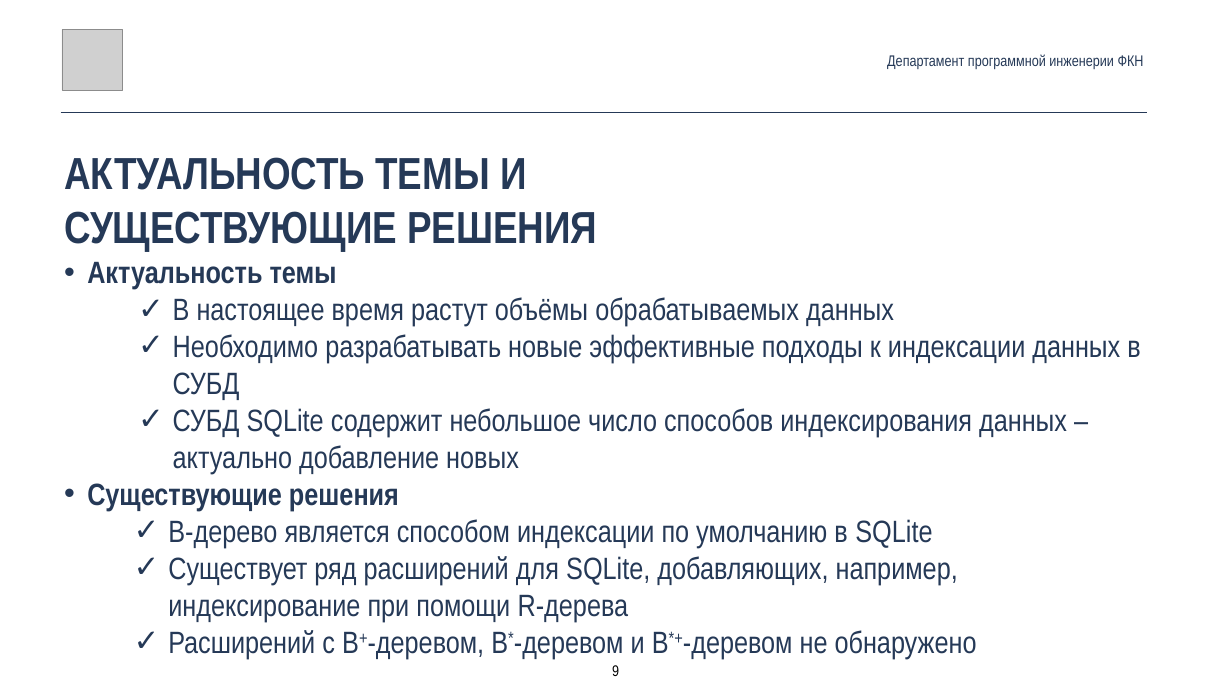
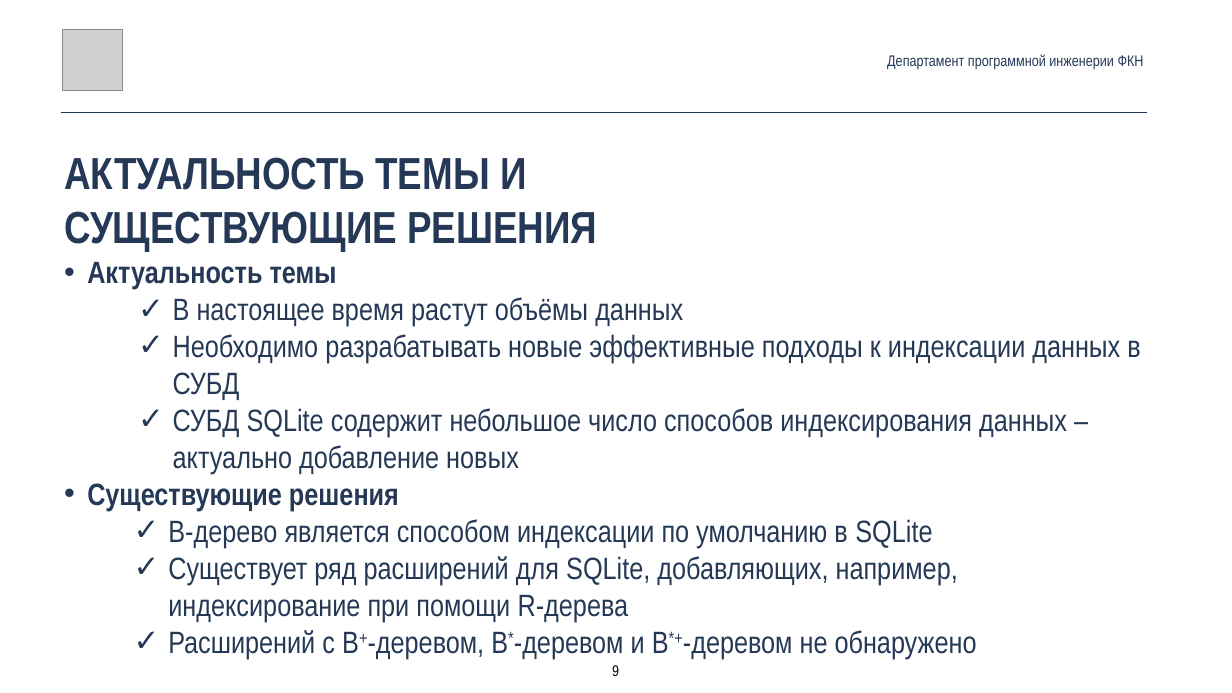
Before and after one commit to Glost/btrees_2019, a slide deck: slide 9 of root/docs/slides/Ригин_ВКР_Защита.pptx. Drawn at 1232x693 pixels with LibreOffice and Linux fonts; fonts in the diff are those of the drawing; grey boxes stand for pictures. Boxes give left, top, right and bottom in pixels: in the first picture for what was removed or moved away, otherwise in the second. Text is boxed around its words. In the diff, an @@ line names an element or a change of style, - is before the commit and + after.

```diff
--- a/root/docs/slides/Ригин_ВКР_Защита.pptx
+++ b/root/docs/slides/Ригин_ВКР_Защита.pptx
@@ text at box(173, 297, 683, 326): text changed @@
-✓ В настоящее время растут объёмы обрабатываемых данных
+✓ В настоящее время растут объёмы данных
```
Also in this commit, not shown: 5 other slides changed, 3 other files.
